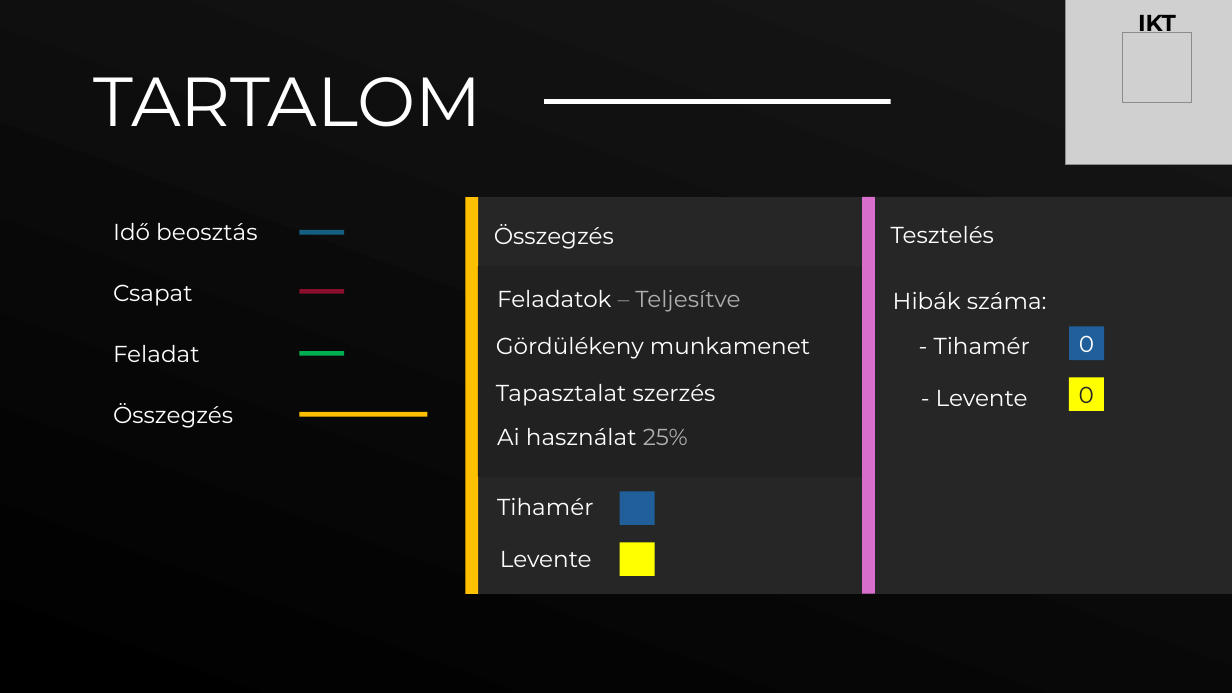
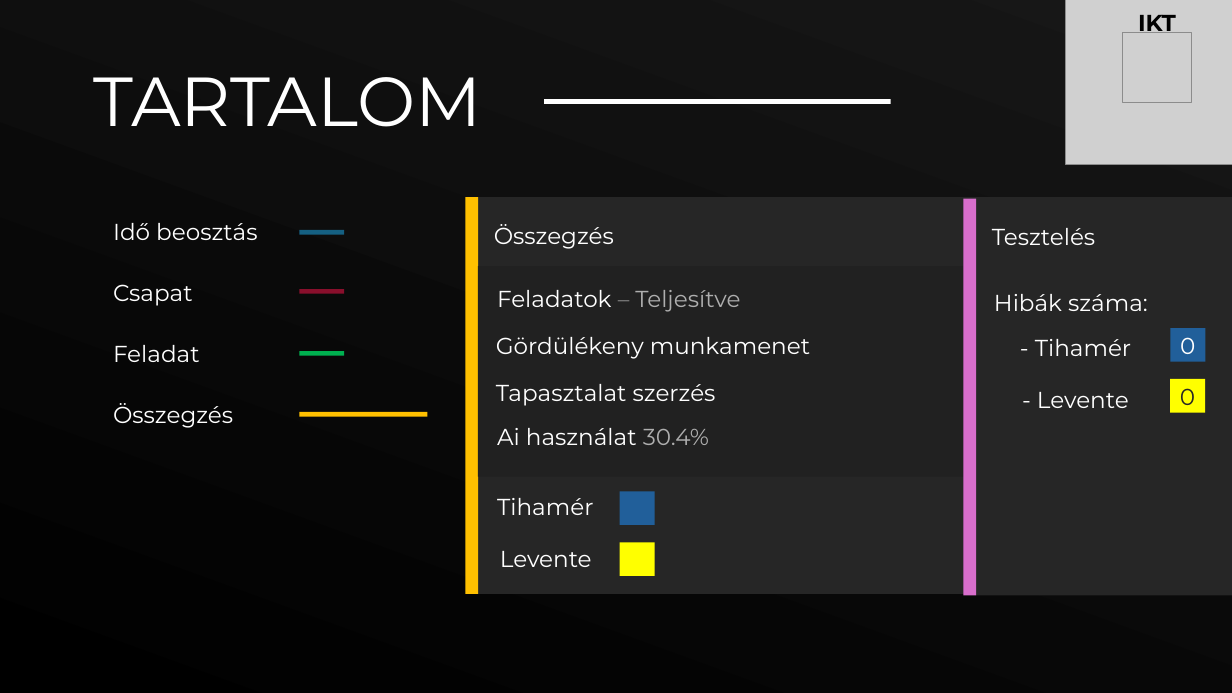
Before and after one commit to TihikEu/Kiszallitasi-Etelrendelo-Rendszer, a slide deck: slide 8 of ppt.pptx. Drawn at 1232x693 pixels with LibreOffice and Linux fonts; fonts in the diff are those of the drawing; grey boxes stand for pictures. Boxes give left, top, right and bottom in pixels: in the first picture for what was removed or moved away, otherwise in the second. Text is boxed around its words. In the diff, an @@ line names an element or a change of style, - is before the commit and + after.

```diff
--- a/ppt.pptx
+++ b/ppt.pptx
@@ 4 rectangles, 4 texts: place and size @@
-4 rectangles, 4 texts at bbox=[862, 197, 1232, 594]
+4 rectangles, 4 texts at bbox=[964, 199, 1232, 596]
@@ text at bbox=[497, 428, 709, 445]: text changed @@
-Ai használat 25%
+Ai használat 30.4%
```
Also in this commit, not shown: 1 other slide changed.
